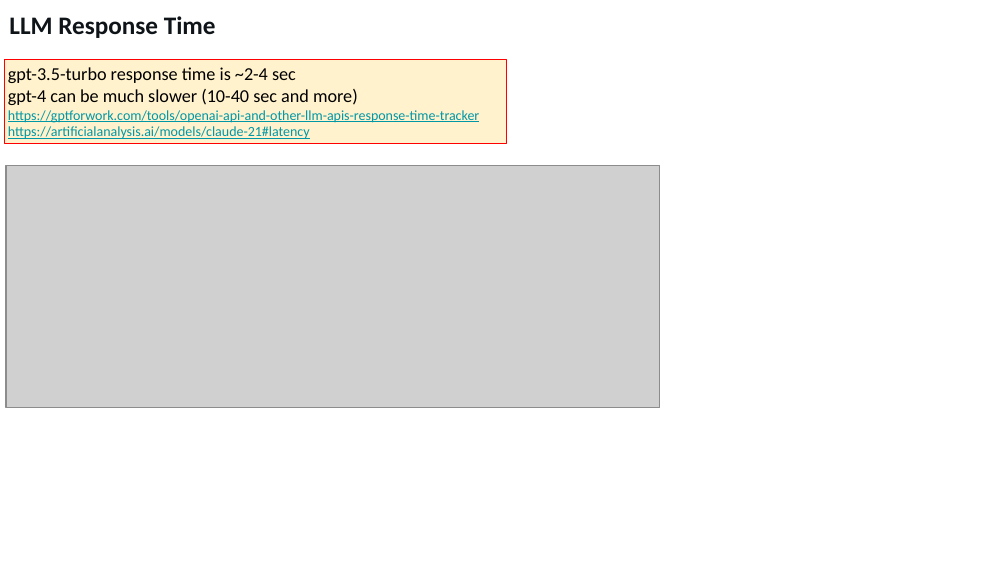
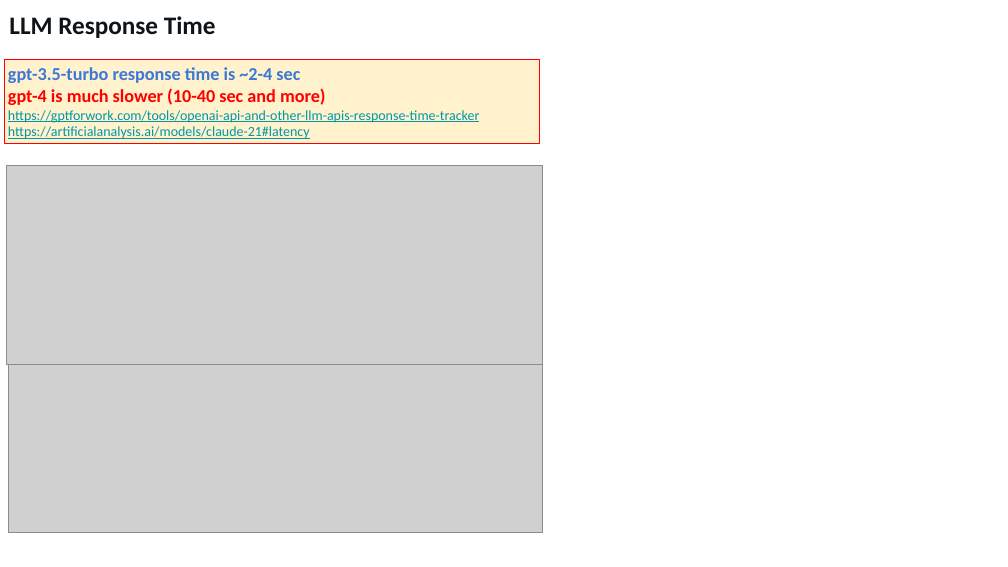
Before and after one commit to lselector/seminar, a slide deck: slide 8 of 2024/2024-04-19-AI-Updates.pptx. Drawn at 1008x567 pixels with LibreOffice and Linux fonts; fonts in the diff are those of the drawing; grey boxes stand for pictures. Boxes give left, top, right and bottom in pixels: in the first picture for what was removed or moved away, otherwise in the second. Text is boxed around its words. In the diff, an @@ line names an element or a change of style, - is before the commit and + after.

```diff
--- a/2024/2024-04-19-AI-Updates.pptx
+++ b/2024/2024-04-19-AI-Updates.pptx
@@ rectangle "gpt-3.5-turbo response time is ~2-4 ...": place and size @@
-rectangle "gpt-3.5-turbo response time is ~2-4 ..." at (5,59,507,143)
+rectangle "gpt-3.5-turbo response time is ~2-4 ..." at (5,59,539,143)
@@ text in rectangle at (8,88,326,105): text changed; text colour #000000 to #FF0000; bold on @@
-gpt-4 can be much slower (10-40 sec and more)
+gpt-4 is much slower (10-40 sec and more)
@@ text in rectangle at (8,67,300,83): text colour #000000 to #3C78D8, bold on in "gpt-3.5-turbo response time is ~2-4 sec" @@
@@ picture: place and size @@
-picture at (6,165,660,408)
+picture at (6,165,542,365)
@@ picture added at (8,365,542,532) @@
```
Also in this commit, not shown: 14 other slides changed.
